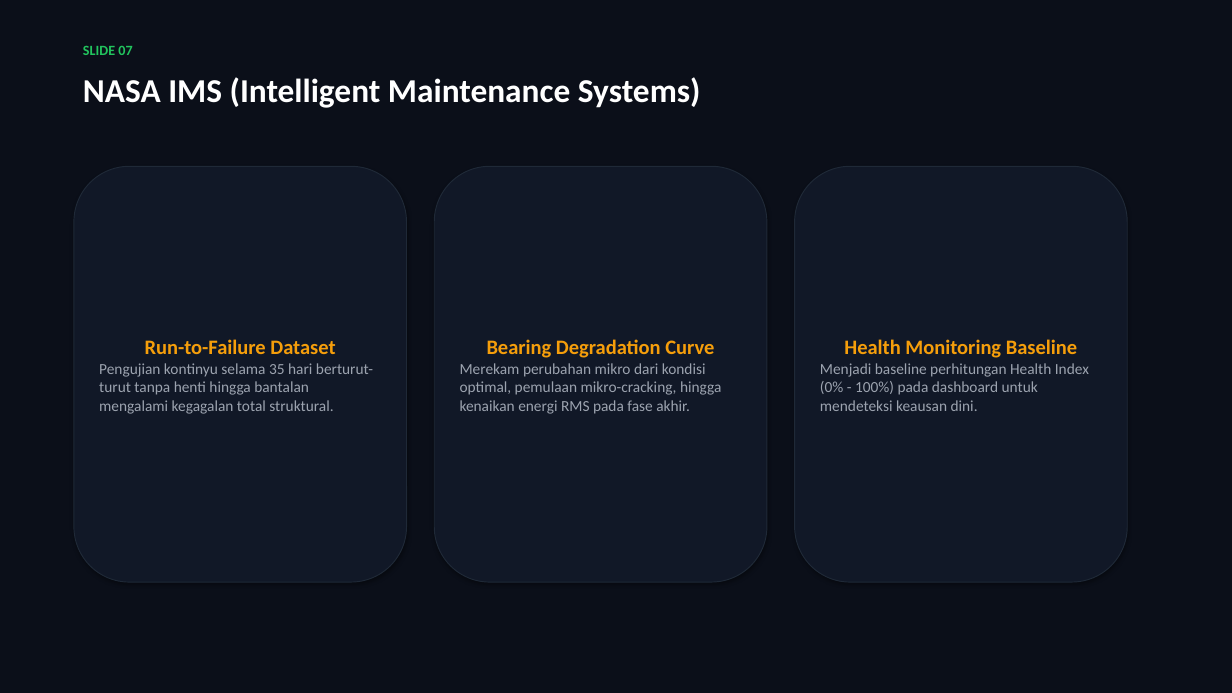
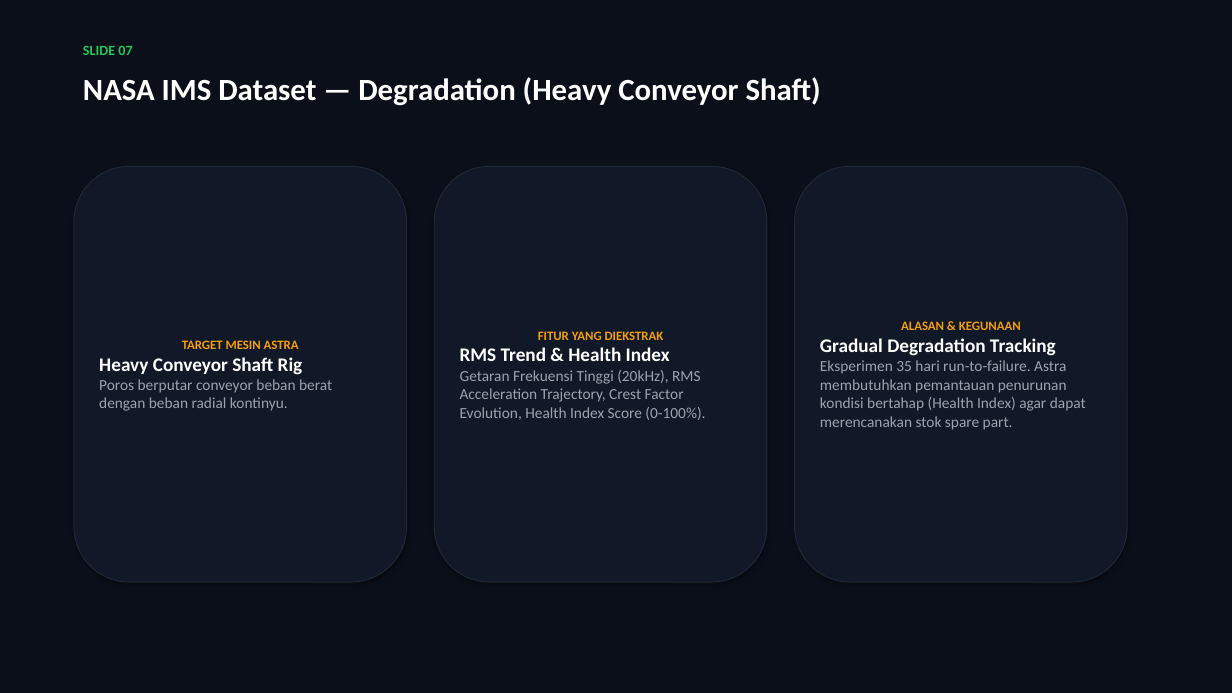
Before and after one commit to Syadada/Astra-Predictive-Maintenancce, a slide deck: slide 7 of MaintenX_ASTRA_Presentation_Deck.pptx. Drawn at 1232x693 pixels with LibreOffice and Linux fonts; fonts in the diff are those of the drawing. Boxes give left, top, right and bottom in pixels: in the first picture for what was removed or moved away, otherwise in the second. Text is boxed around its words. In the diff, an @@ line names an element or a change of style, - is before the commit and + after.

Commit message:
docs: enhance slide deck with target machine context, extracted features, and rationale per dataset for ASTRA

```diff
--- a/MaintenX_ASTRA_Presentation_Deck.pptx
+++ b/MaintenX_ASTRA_Presentation_Deck.pptx
@@ text at (83, 77, 821, 106): text changed; size 26 to 24 pt @@
-NASA IMS (Intelligent Maintenance Systems)
+NASA IMS Dataset — Degradation (Heavy Conveyor Shaft)
@@ text in rounded rectangle at (820, 321, 1086, 430): text changed @@
-Health Monitoring Baseline
-Menjadi baseline perhitungan Health Index (0% - 100%) pada dashboard untuk mendeteksi keausan dini.
+ALASAN & KEGUNAAN
+Gradual Degradation Tracking
+Eksperimen 35 hari run-to-failure. Astra membutuhkan pemantauan penurunan kondisi bertahap (Health Index) agar dapat merencanakan stok spare part.
@@ text in rounded rectangle at (99, 340, 332, 411): text changed @@
-Run-to-Failure Dataset
-Pengujian kontinyu selama 35 hari berturut-turut tanpa henti hingga bantalan mengalami kegagalan total struktural.
+TARGET MESIN ASTRA
+Heavy Conveyor Shaft Rig
+Poros berputar conveyor beban berat dengan beban radial kontinyu.
@@ text in rounded rectangle at (460, 331, 705, 420): text changed @@
-Bearing Degradation Curve
-Merekam perubahan mikro dari kondisi optimal, pemulaan mikro-cracking, hingga kenaikan energi RMS pada fase akhir.
+FITUR YANG DIEKSTRAK
+RMS Trend & Health Index
+Getaran Frekuensi Tinggi (20kHz), RMS Acceleration Trajectory, Crest Factor Evolution, Health Index Score (0-100%).
```
Also in this commit, not shown: 13 other slides changed, 2 slides added, 2 slides removed, 2 other files.
